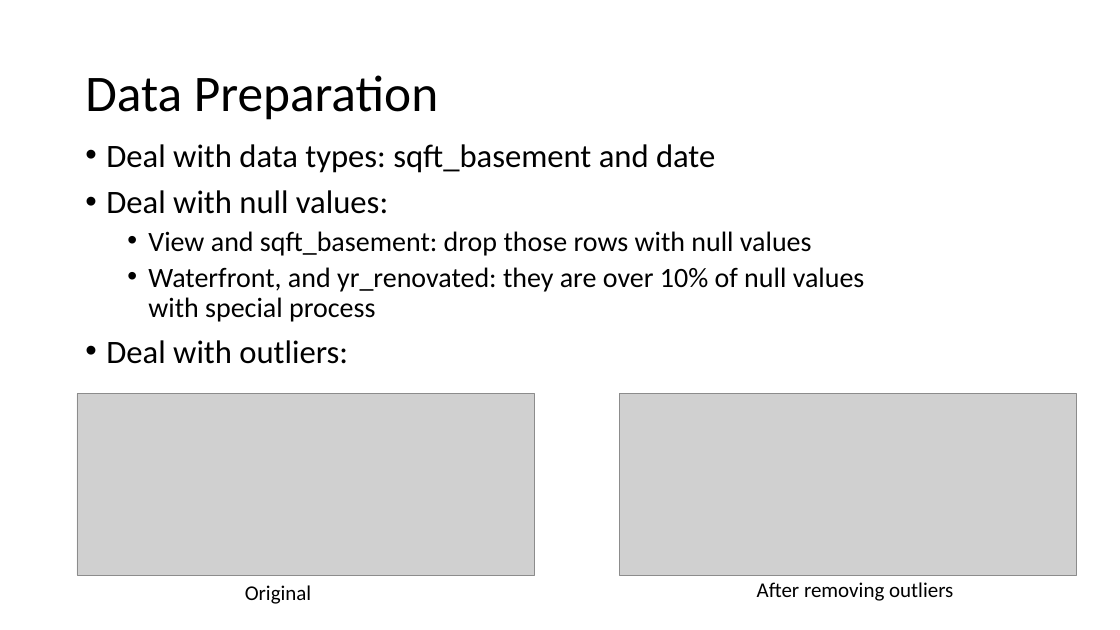
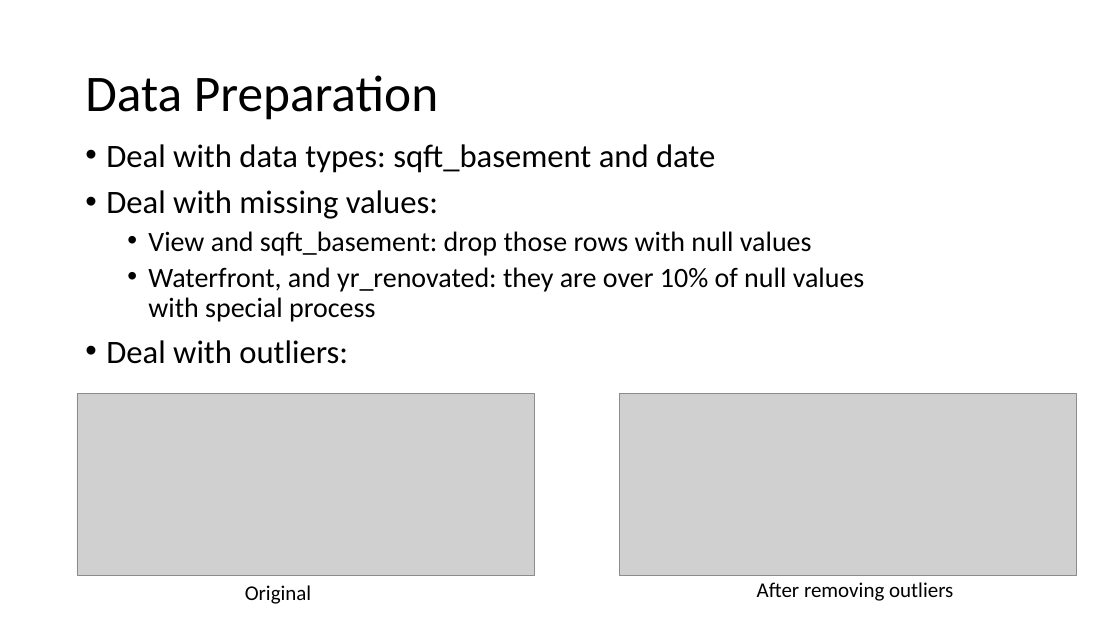
Before and after one commit to learn-co-curriculum/dsc-phase-2-project, a slide deck: slide 5 of Presentation_project2.pptx. Drawn at 1120x630 pixels with LibreOffice and Linux fonts; fonts in the diff are those of the drawing; grey boxes stand for pictures. Boxes give left, top, right and bottom in pixels: in the first picture for what was removed or moved away, otherwise in the second. Text is boxed around its words. In the diff, an @@ line names an element or a change of style, - is before the commit and + after.

```diff
--- a/Presentation_project2.pptx
+++ b/Presentation_project2.pptx
@@ text at [106, 190, 438, 219]: text changed @@
-• Deal with null values:
+• Deal with missing values:
```
Also in this commit, not shown: 4 other slides changed, 1 other file.
